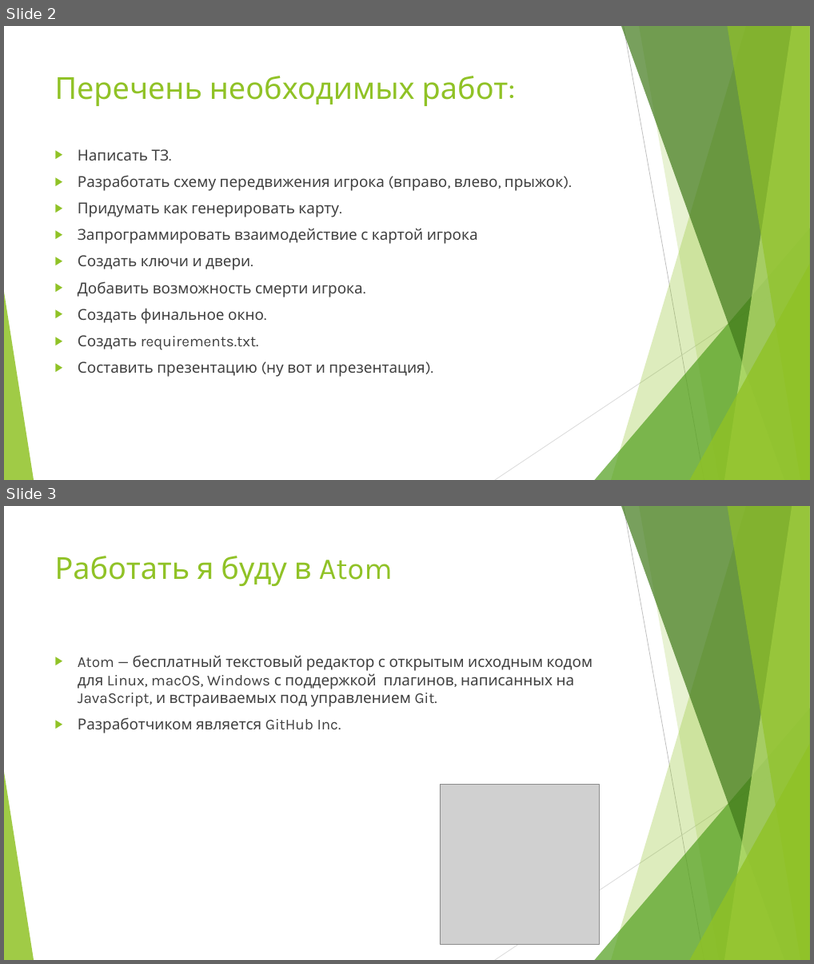
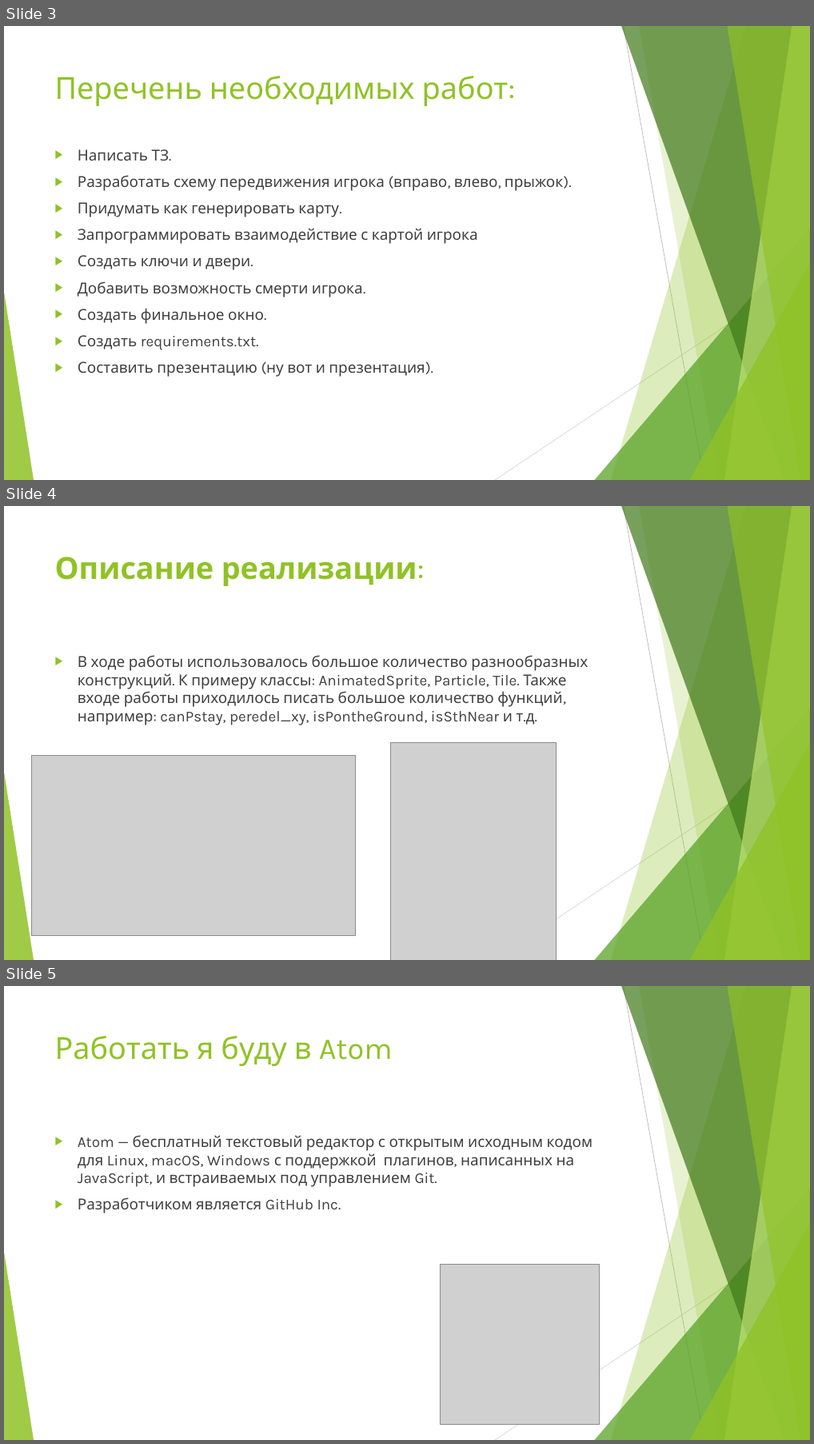
Before and after one commit to silnovdanila/atom_projects, a slide deck: The tale of Chelick.pptx. Shown one above the other, each under a label of ours: slides 2 and 3 before the commit, slides 3, 4 and 5 after it. The pictures are 814x964 and 814x1444 pixels, drawn with LibreOffice and Linux fonts; fonts in the diff are those of the drawing; grey boxes stand for pictures. Boxes give left, top, right and bottom in pixels: in the first picture for what was removed or moved away, otherwise in the second. Text is boxed around its words. In the diff, an @@ line names an element or a change of style, - is before the commit and + after.

```diff
--- a/The tale of Chelick.pptx
+++ b/The tale of Chelick.pptx
@@ slide 4 added at <box>4,506,810,960</box>, background #FFFFFF; not listed: 10 template elements that a slide beside it also shows @@
@@ title added at <box>55,556,425,586</box>, 36 pt, text #90C226, bold @@
+Описание реализации:
@@ text added at <box>78,655,588,725</box>, 18 pt, text #404040 @@
+▶ В ходе работы использовалось большое количество разнообразных конструкций. К примеру классы: AnimatedSprite, Particle, Tile. Также входе работы приходилось писать большое количество функций, например: canPstay, peredel_xy, isPontheGround, isSthNear и т.д.
@@ picture added at <box>391,743,556,960</box> @@
@@ picture added at <box>32,756,355,935</box> @@
@@ what was slide 2 is now slide 3 @@
@@ what was slide 3 is now slide 5 @@
```
Also in this commit, not shown: 1 slide changed, 2 other slides added, 2 other files.
